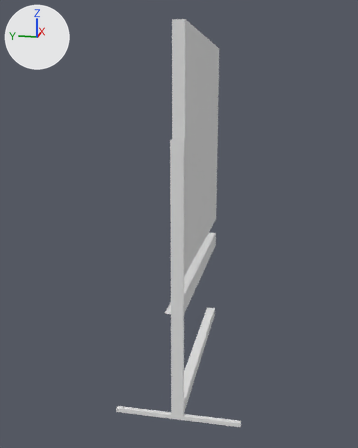
Renders of the Blender file WhiteBoard/bord/WhiteBoard.blend from each side of a commit.
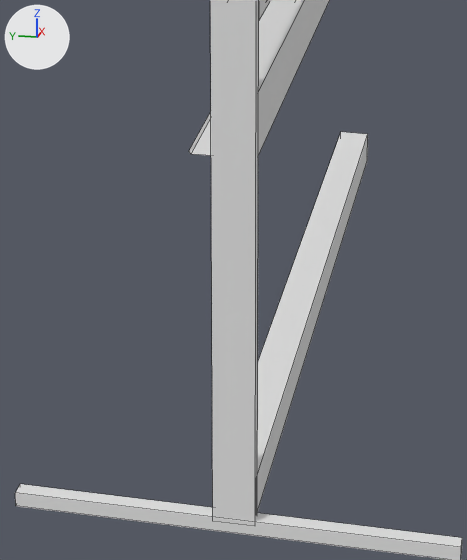
The first picture shows the older version from a camera (50 mm lens) standing at (-15.69, -2.01, 2.94) and looking at (-3.4, 0.45, -0.13). The close-ups show both versions on the part from 31% to 68% of the width and 60% to 95% of the height of that picture; other places that the commit changed are outside them. Every picture has the same lights, and +X, +Y and +Z are marked at upper left. The close-ups show mesh edges as thin lines.

The older version as bpy lines, for what is in view:
```python
me_cube = bpy.data.meshes.new('Cube')
me_cube.from_pydata(...)  # a box spanning x -1.0..1.0, y -1.0..1.0, z -1.0..1.0
me_cube_002 = bpy.data.meshes.new('Cube.002')
me_cube_002.from_pydata(...)  # 32 vertices, 24 faces; spans x -10.77..0.06, y -0.14..0.14, z -5.92..2.73
# before: 24 (-10.59, -0.13, -5.91), 25 (-10.59, -0.13, -5.63) at pixel (256, 478), 26 (-10.59, 0.13, -5.91), 27 (-10.59, 0.13, -5.63), 28 (0.06, -0.13, -5.91) at pixel (367, 160)
# before: 29 (0.06, -0.13, -5.63) at pixel (367, 134), 30 (0.06, 0.13, -5.91), 31 (0.06, 0.13, -5.63) at pixel (340, 131)
ob_cube = bpy.data.objects.new('Cube', me_cube_002)
ob_cube.location = (-0.05, 0.016, 1.769)
ob_cube.scale = (0.53, 1.0, 1.0)
ob_cube_001 = bpy.data.objects.new('Cube.001', me_cube)
ob_cube_001.location = (-5.71, 0.022, -4.17)
ob_cube_001.scale = (0.0501, 1.47, 0.0501)
```
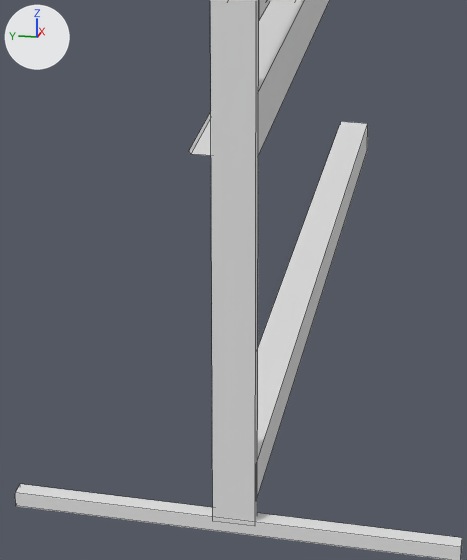
Where the change shows, as pixel boxes [x1, y1, x2, y2] in the close-ups (467 x 560 px):
part 1 of me_cube_002, built on
    before: [257, 132, 368, 512]
    after: [257, 121, 368, 497]

What changed in the scene script:
```text
Change me_cube_002:
    where me_cube_002.from_pydata(...)  # 32 vertices, 24 faces; spans x -10.77..0.06, y -0.14..0.14, z -5.92..2.73
    used by ob_cube; location = (-0.05, 0.016, 1.769); scale = (0.53, 1.0, 1.0)
    verts and faces of me_cube_002; kept vertices keep their numbers, new ones are numbered from 32
    me_cube_002 part 1
    add delete_faces([(24, 25, 27, 26)])
    add for i in [24, 26, 28, 30]: verts[i] += (-0.02, 0.0, 0.12)
    add for i in [25, 27, 29, 31]: verts[i] += (-0.02, 0.0, 0.11)
    add for new, old in zip([*range(32, 36)], [*range(24, 28)]): verts[new] = verts[old] + (0.0, 0.0, 0.0)
    add faces += [(26, 34, 35, 27), (32, 33, 35, 34), (24, 25, 33, 32), (25, 27, 35, 33), (24, 32, 34, 26)]
```
